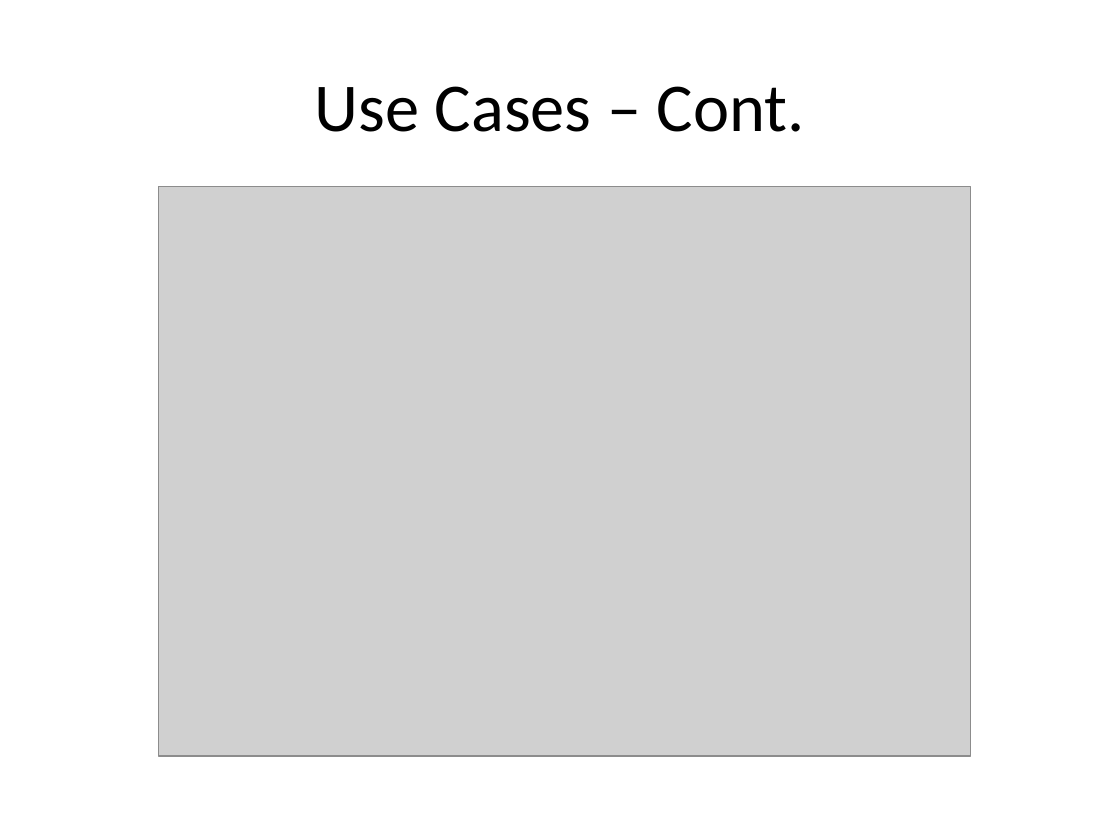
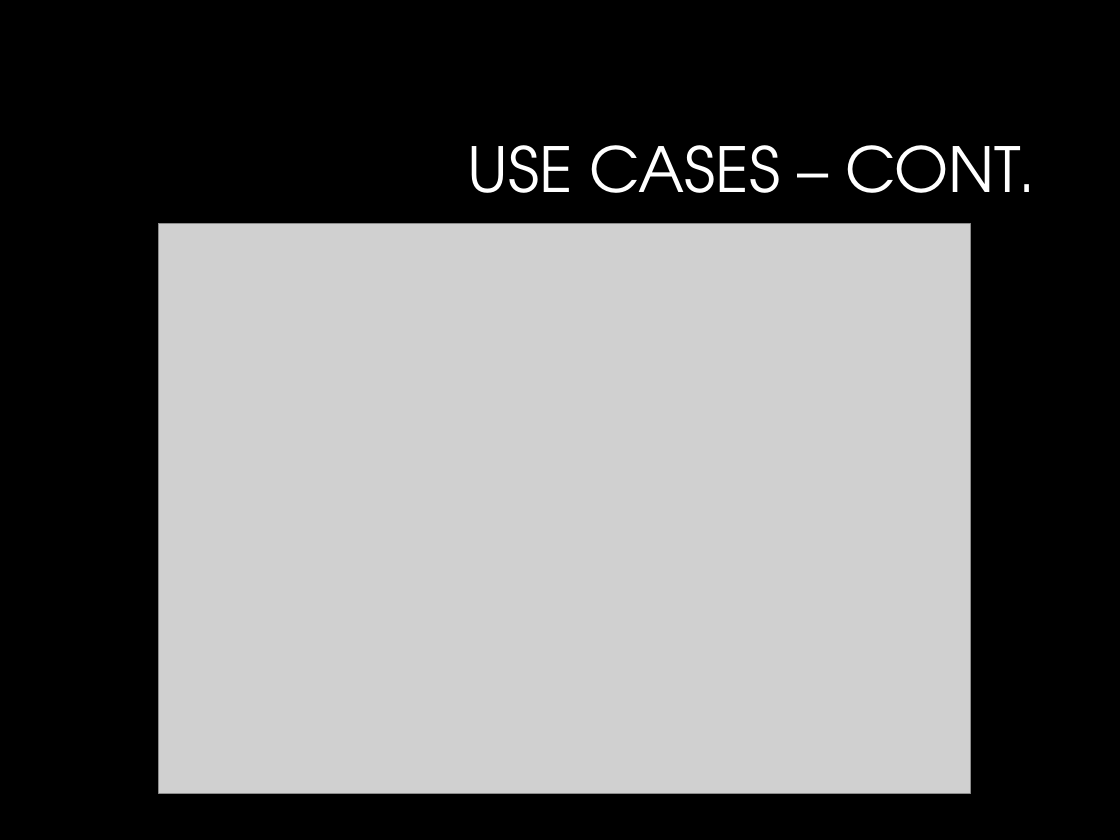
Before and after one commit to NateChristiansen/SeniorProject, a slide deck: slide 9 of Documents/Presentations/Presentation1.pptx. Drawn at 1120x840 pixels with LibreOffice and Linux fonts; fonts in the diff are those of the drawing; grey boxes stand for pictures; background and template pictures are left out. Boxes give left, top, right and bottom in pixels: in the first picture for what was removed or moved away, otherwise in the second. Text is boxed around its words. In the diff, an @@ line names an element or a change of style, - is before the commit and + after.

```diff
--- a/Documents/Presentations/Presentation1.pptx
+++ b/Documents/Presentations/Presentation1.pptx
@@ background #FFFFFF to #000000 @@
@@ title at (x1=468, y1=145, x2=1036, y2=193): text changed; size 44 to 40 pt; font Calibri to TeX Gyre Adventor; text colour #000000 to #FFFFFF @@
-Use Cases – Cont.
+USE CASES – CONT.
@@ picture moved from (x1=159, y1=186, x2=971, y2=756) to (x1=159, y1=224, x2=971, y2=794) @@
```
Also in this commit, not shown: 12 other slides changed.
